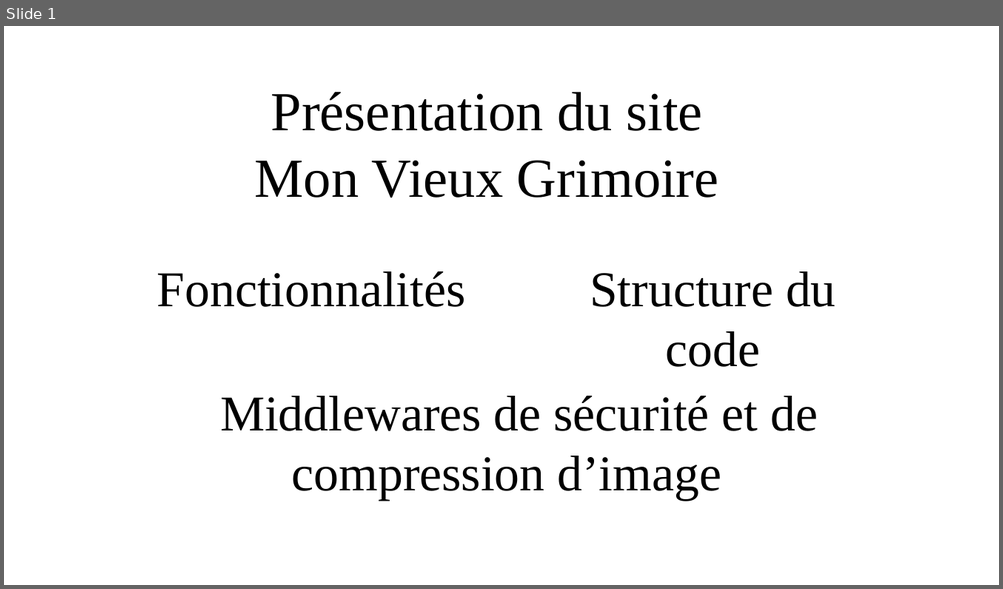
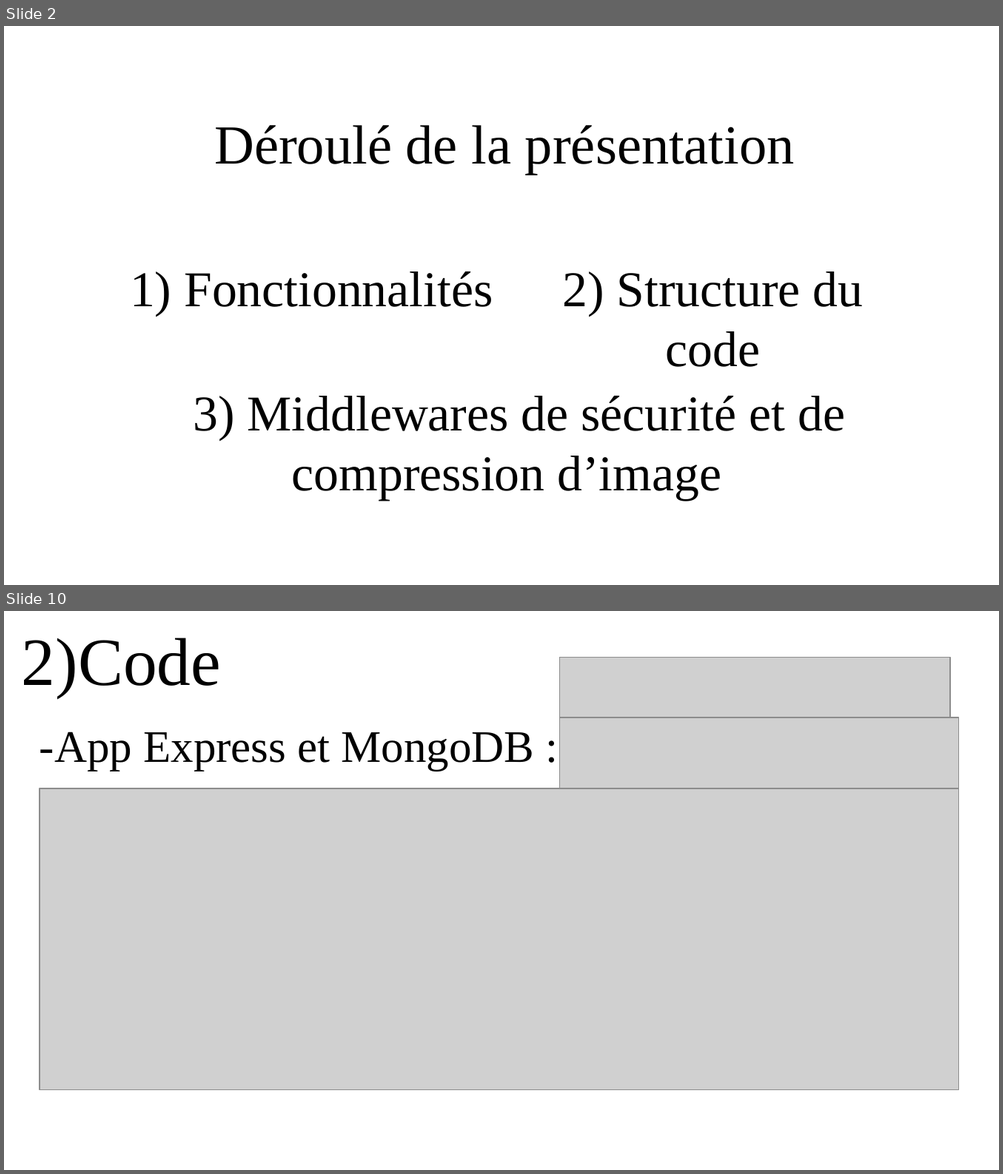
Before and after one commit to zakari9959/Projet7_Openclassrooms, a slide deck: Support_de_présentation.odp. Shown one above the other, each under a label of ours: slide 1 before the commit, slides 2 and 10 after it; the slides between them are not shown. The pictures are 1003x589 and 1003x1174 pixels, drawn with LibreOffice and Linux fonts; fonts in the diff are those of the drawing; grey boxes stand for pictures; background and template pictures are left out. Boxes give left, top, right and bottom in pixels: in the first picture for what was removed or moved away, otherwise in the second. Text is boxed around its words. In the diff, an @@ line names an element or a change of style, - is before the commit and + after.

```diff
--- a/Support_de_présentation.odp
+++ b/Support_de_présentation.odp
@@ slide 10 added at (x1=4, y1=611, x2=999, y2=1170), background picture (left out) @@
@@ title added at (x1=22, y1=638, x2=221, y2=698), 54 pt, text #000000 @@
+2)Code
@@ picture added at (x1=559, y1=657, x2=950, y2=718) @@
@@ picture added at (x1=559, y1=718, x2=958, y2=789) @@
@@ title added at (x1=40, y1=732, x2=535, y2=770), 36 pt, text #000000 @@
+-App Express et MongoDB :
@@ picture added at (x1=40, y1=789, x2=958, y2=1091) @@
@@ what was slide 1 is now slide 2 @@
@@ slide 2 changed as well @@
@@ title at (x1=214, y1=125, x2=794, y2=174): text changed @@
-Présentation du site
-Mon Vieux Grimoire
+Déroulé de la présentation
@@ text at (x1=130, y1=272, x2=492, y2=316): text changed @@
-Fonctionnalités
+1) Fonctionnalités
@@ text at (x1=563, y1=272, x2=863, y2=367): text changed @@
-Structure du code
+2) Structure du code
@@ text at (x1=193, y1=396, x2=845, y2=501): text changed @@
-Middlewares de sécurité et de compression d’image
+3) Middlewares de sécurité et de compression d’image
```
Also in this commit, not shown: 20 other slides added, 2 other files.
